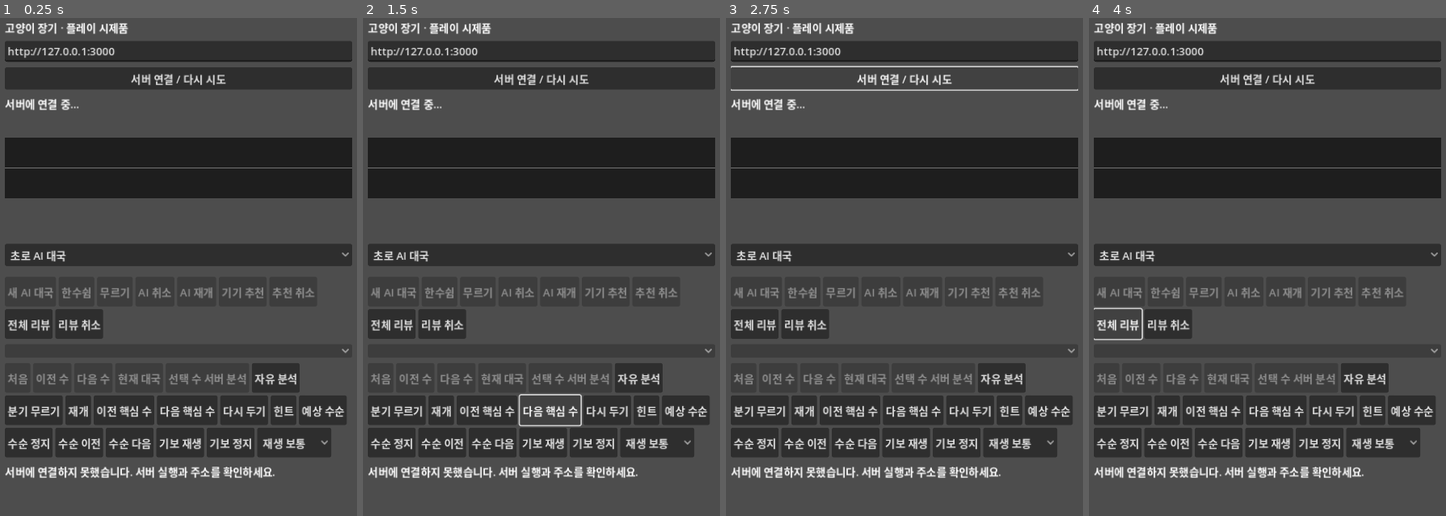
Above: before the commit, frames 1-4 (left to right).
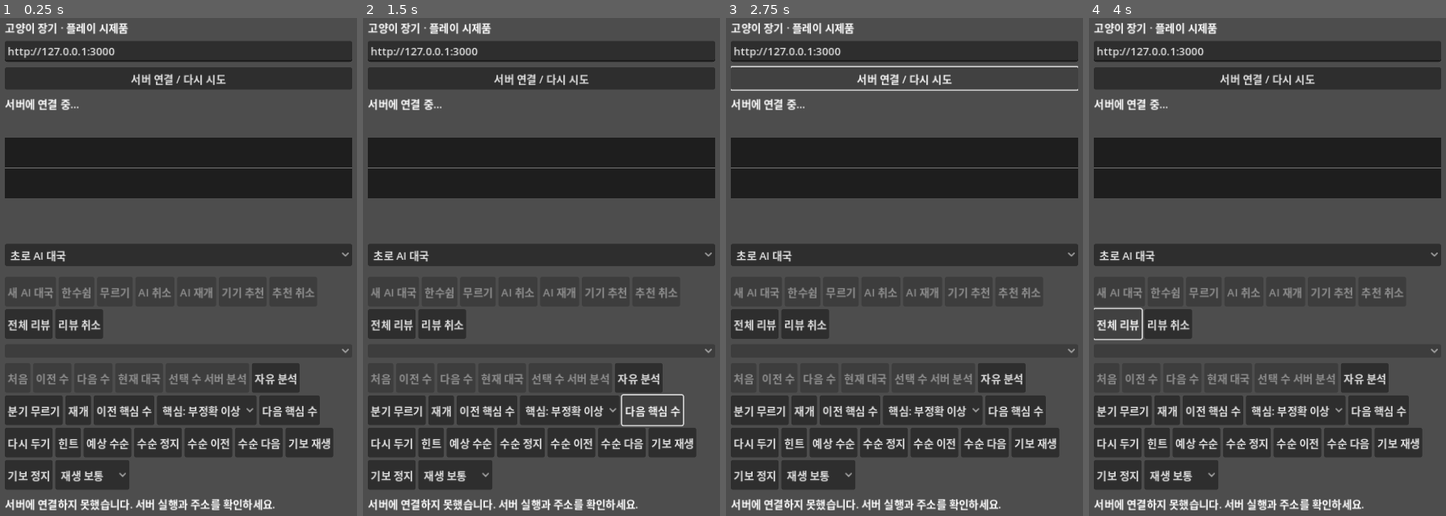
Above: after the commit, the same moments.

Repository: YU-Kangg/janggiAI
Game: Godot game, scene res://main.tscn
Same seed, same stepped clock (60 frames per second), same inputs: the game is played once before the commit and once after it.
Inputs:
- Up to frame 1 (0.25 s): no input
- Up to frame 2 (1.5 s): click "이전 핵심 수" at 0.5 s; click "다음 핵심 수" at 1.25 s
- Up to frame 3 (2.75 s): click "서버 연결 / 다시 시도" at 2 s
- Up to frame 4 (4 s): click "초로 AI 대국" at 2.75 s; click "전체 리뷰" at 3.5 s

The runs differ from the first frame. In frame 1, 6.0% of the frame differs, in the area x 1-98%, y 75-99%; in frame 2, 6.3%; in frame 3, 6.0%; in frame 4, 6.0%.

Commit message:
feat(review): 핵심 장면 등급 필터 추가

Diff:
--- a/godot/main.gd
+++ b/godot/main.gd
@@ -44,6 +44,7 @@
 var evaluation_graph = EvaluationGraph.new()
 var previous_key_move_button := Button.new()
 var next_key_move_button := Button.new()
+var key_move_filter := OptionButton.new()
 var retry_button := Button.new()
 var retry_mode := false
 var retry_review_ply := -1
@@ -170,6 +171,11 @@
 	previous_key_move_button.custom_minimum_size.y = 44
 	previous_key_move_button.pressed.connect(previous_key_move)
 	navigation.add_child(previous_key_move_button)
+	key_move_filter.add_item("핵심: 부정확 이상")
+	key_move_filter.add_item("핵심: 실수 이상")
+	key_move_filter.add_item("핵심: 큰 실수만")
+	key_move_filter.item_selected.connect(func(_index: int): render_board())
+	navigation.add_child(key_move_filter)
 	next_key_move_button.text = "다음 핵심 수"
 	next_key_move_button.custom_minimum_size.y = 44
 	next_key_move_button.pressed.connect(next_key_move)
@@ -536,7 +542,7 @@
 		return -1
 	for item in full_review.get("results", []):
 		var key := str(item.get("classification", {}).get("key", ""))
-		if int(item.get("ply", -1)) > after_ply and key in ["inaccuracy", "mistake", "blunder"]:
+		if int(item.get("ply", -1)) > after_ply and is_key_classification(key):
 			return int(item.ply)
 	return -1
 
@@ -545,7 +551,7 @@
 	for index in range(results.size() - 1, -1, -1):
 		var item: Dictionary = results[index]
 		var key := str(item.get("classification", {}).get("key", ""))
-		if int(item.get("ply", -1)) < before_ply and key in ["inaccuracy", "mistake", "blunder"]:
+		if int(item.get("ply", -1)) < before_ply and is_key_classification(key):
 			return int(item.ply)
 	return -1
 
@@ -555,12 +561,21 @@
 	var ply := previous_key_ply(view_ply())
 	if ply >= 0:
 		show_review(ply)
+
+func is_key_classification(key: String) -> bool:
+	match key_move_filter.selected:
+		1:
+			return key in ["mistake", "blunder"]
+		2:
+			return key == "blunder"
+		_:
+			return key in ["inaccuracy", "mistake", "blunder"]
 
 func format_key_move_status(ply: int) -> String:
 	var key_plies: Array[int] = []
 	for item in full_review.get("results", []):
 		var key := str(item.get("classification", {}).get("key", ""))
-		if key in ["inaccuracy", "mistake", "blunder"]:
+		if is_key_classification(key):
 			key_plies.append(int(item.get("ply", -1)))
 	if key_plies.is_empty():
 		return ""
--- a/godot/smoke.gd
+++ b/godot/smoke.gd
@@ -64,6 +64,11 @@
 	app.show_review(0)
 	await wait_idle()
 	app.full_review.results[1].classification = {"key": "inaccuracy", "label": "부정확", "experimental": true}
+	app.key_move_filter.select(1)
+	check(not app.is_key_classification("inaccuracy") and app.is_key_classification("mistake"), "mistake-or-worse key filter")
+	app.key_move_filter.select(2)
+	check(not app.is_key_classification("mistake") and app.is_key_classification("blunder"), "blunder-only key filter")
+	app.key_move_filter.select(0)
 	check(app.next_key_ply(0) == 2, "next key move finds classified mistake")
 	app.next_key_move()
 	await wait_idle()
Not shown, changed: PROGRESS.md
